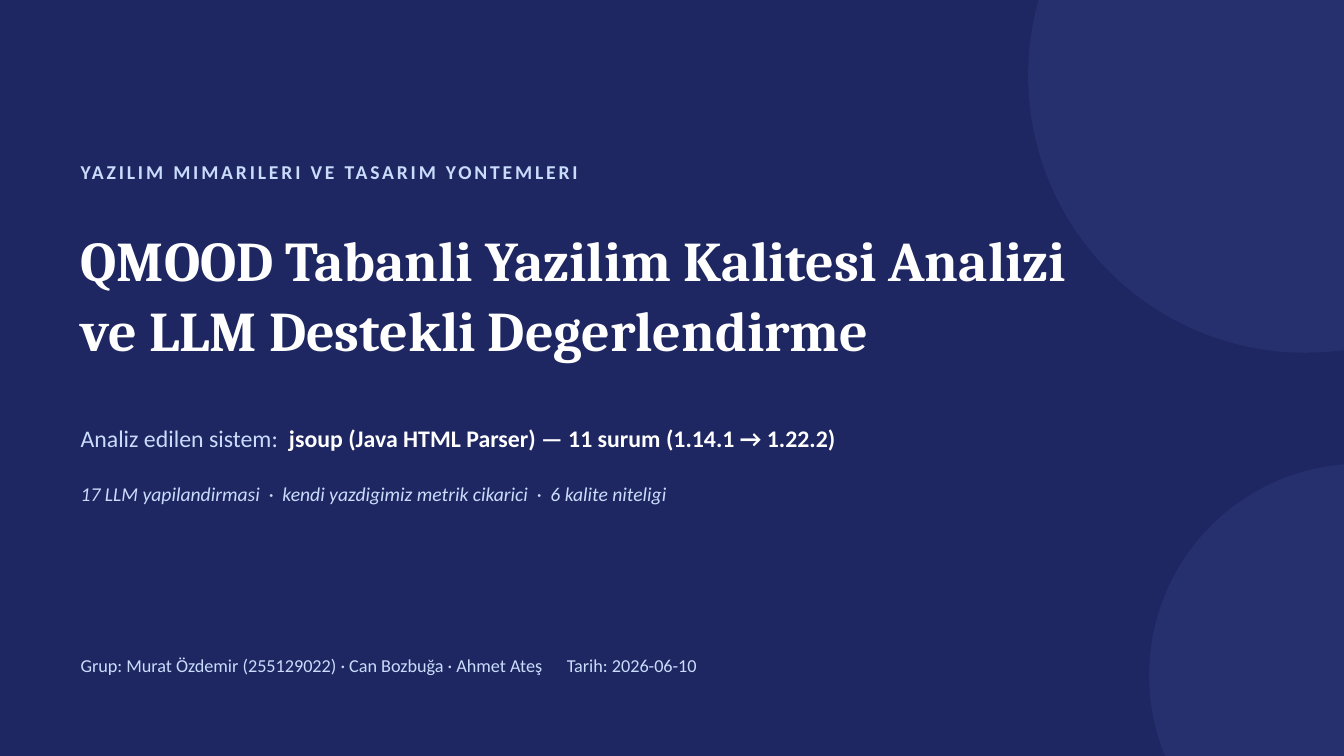
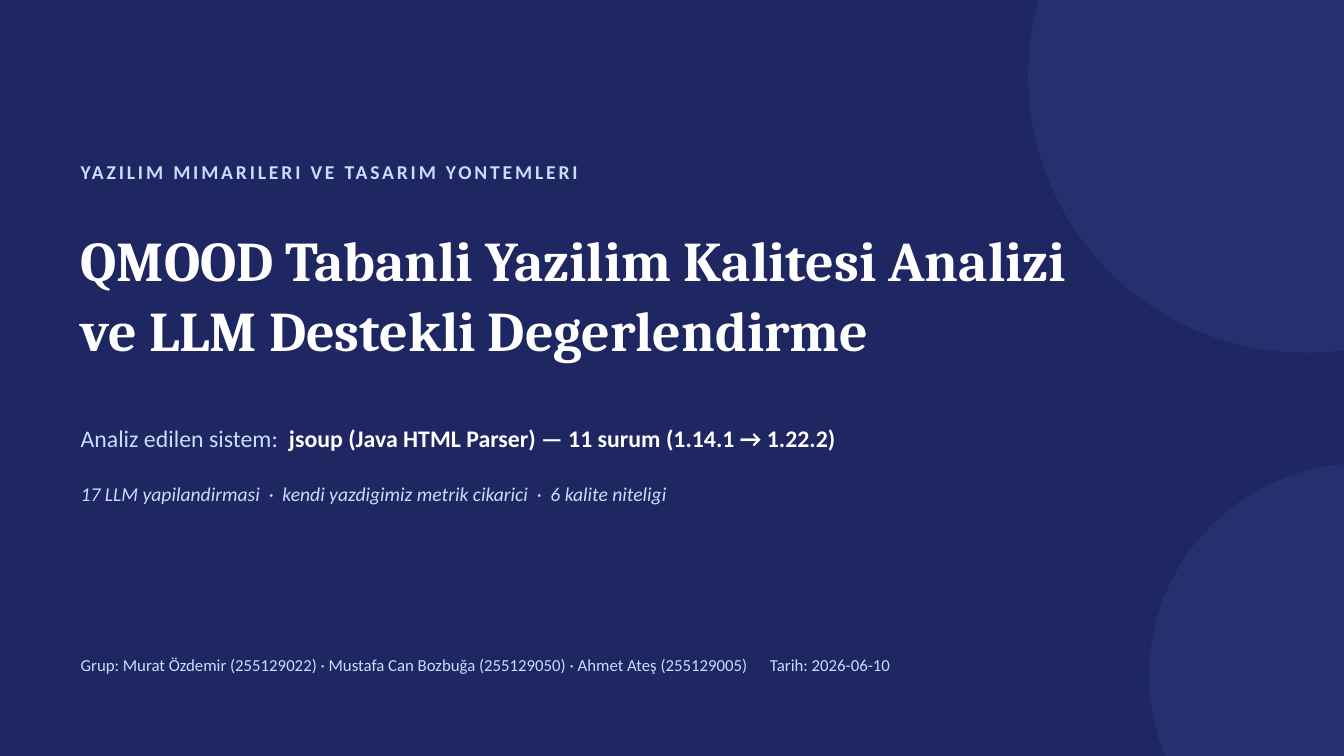
Before and after one commit to murozdemiir/qmood-jsoup-analizi, a slide deck: slide 1 of report/QMOOD_jsoup_sunum.pptx. Drawn at 1344x756 pixels with LibreOffice and Linux fonts; fonts in the diff are those of the drawing. Boxes give left, top, right and bottom in pixels: in the first picture for what was removed or moved away, otherwise in the second. Text is boxed around its words. In the diff, an @@ line names an element or a change of style, - is before the commit and + after.

```diff
--- a/report/QMOOD_jsoup_sunum.pptx
+++ b/report/QMOOD_jsoup_sunum.pptx
@@ text at [81,658,890,674]: text changed; size 13 to 12 pt @@
-Grup: Murat Özdemir (255129022) · Can Bozbuğa · Ahmet Ateş Tarih: 2026-06-10
+Grup: Murat Özdemir (255129022) · Mustafa Can Bozbuğa (255129050) · Ahmet Ateş (255129005) Tarih: 2026-06-10
```
Also in this commit, not shown: 3 other files.
